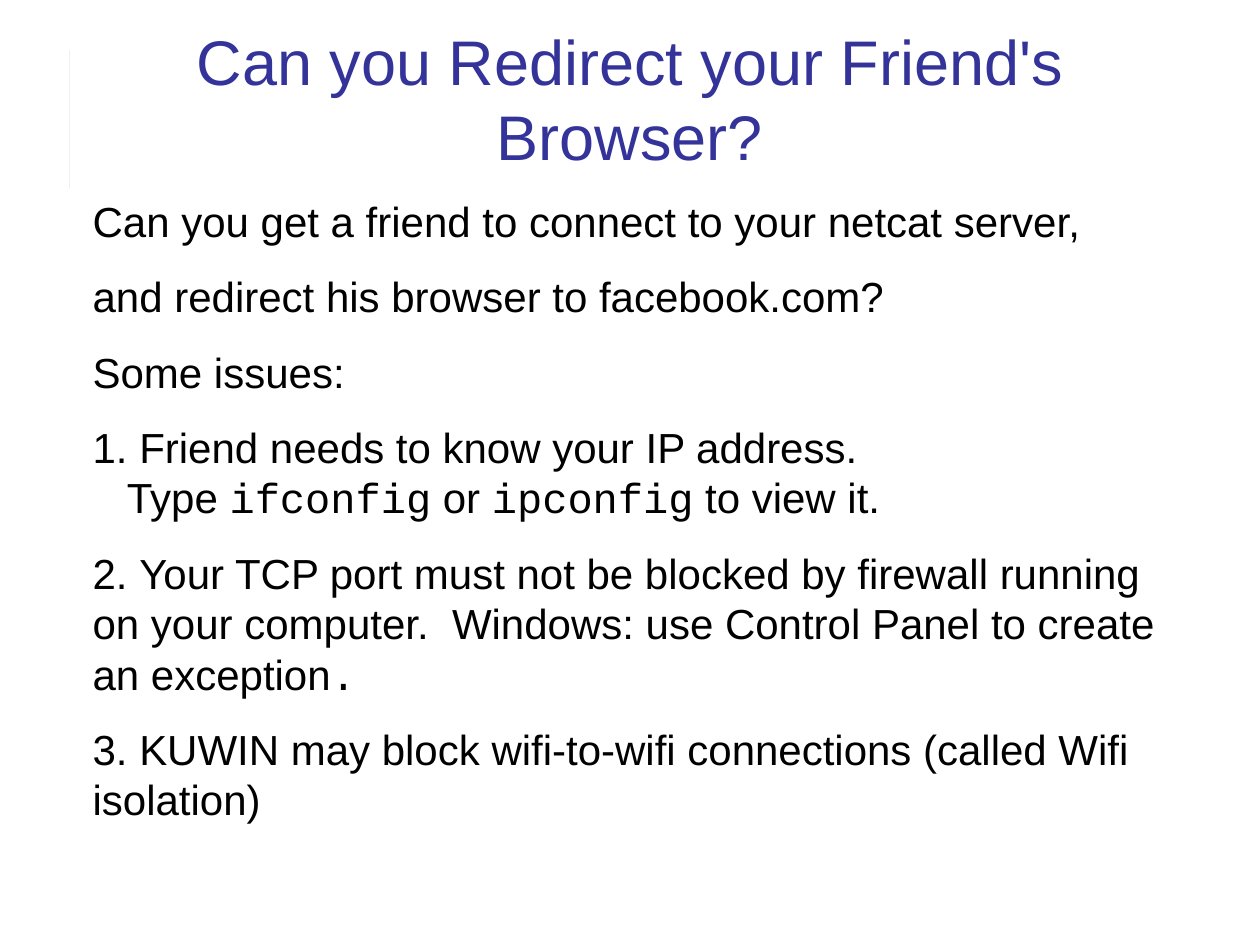
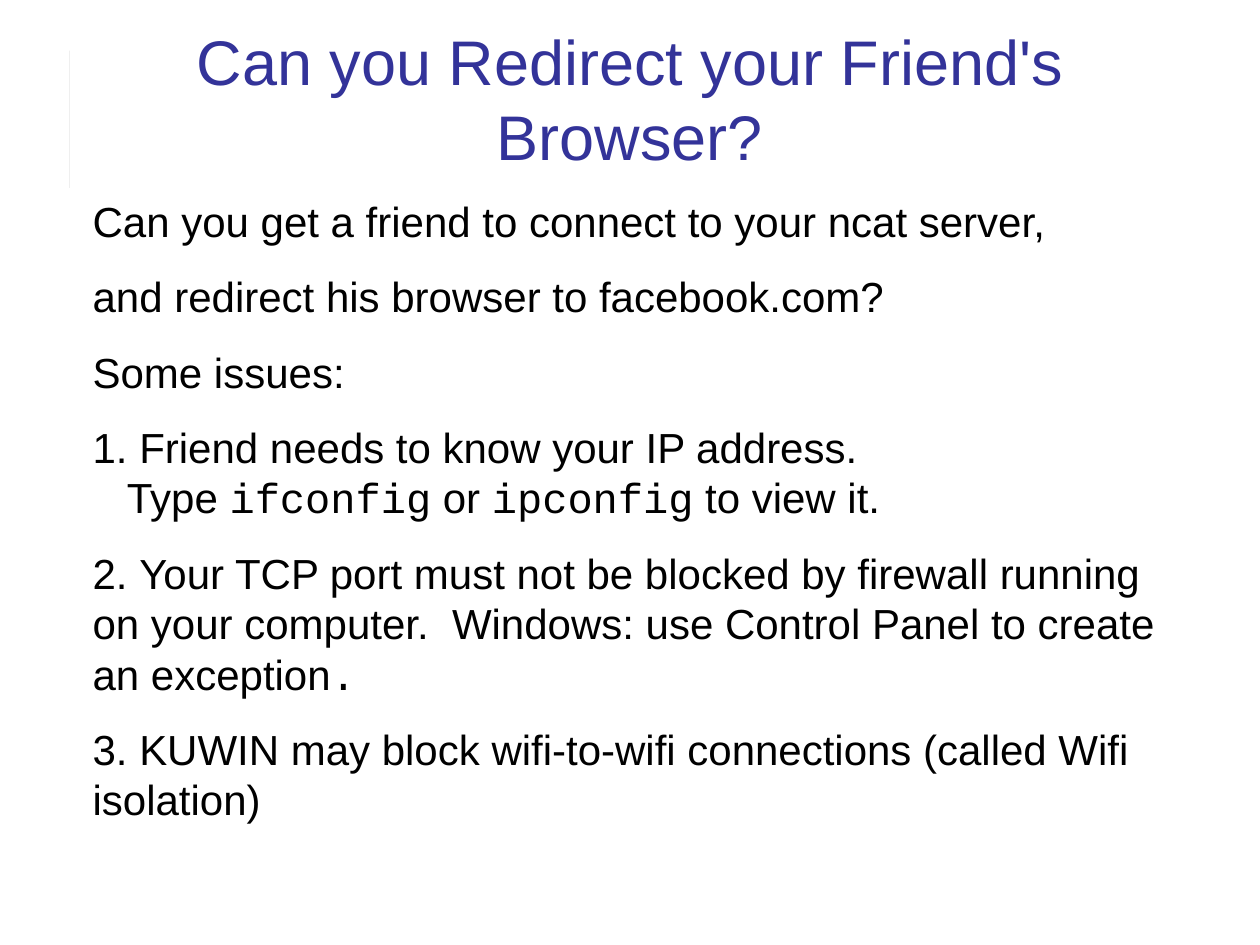
Before and after one commit to cpske/ISP, a slide deck: slide 19 of web/HTTP-in-Action.ppt (slide 17 before the commit). Drawn at 1260x945 pixels with LibreOffice and Linux fonts; fonts in the diff are those of the drawing. Boxes give left, top, right and bottom in pixels: in the first picture for what was removed or moved away, otherwise in the second. Text is boxed around its words. In the diff, an @@ line names an element or a change of style, - is before the commit and + after.

```diff
--- a/web/HTTP-in-Action.ppt
+++ b/web/HTTP-in-Action.ppt
@@ text at (x1=93, y1=206, x2=1045, y2=245): text changed @@
-Can you get a friend to connect to your netcat server,
+Can you get a friend to connect to your ncat server,
```
Also in this commit, not shown: 11 other slides changed, 3 slides added, 3 other files.
